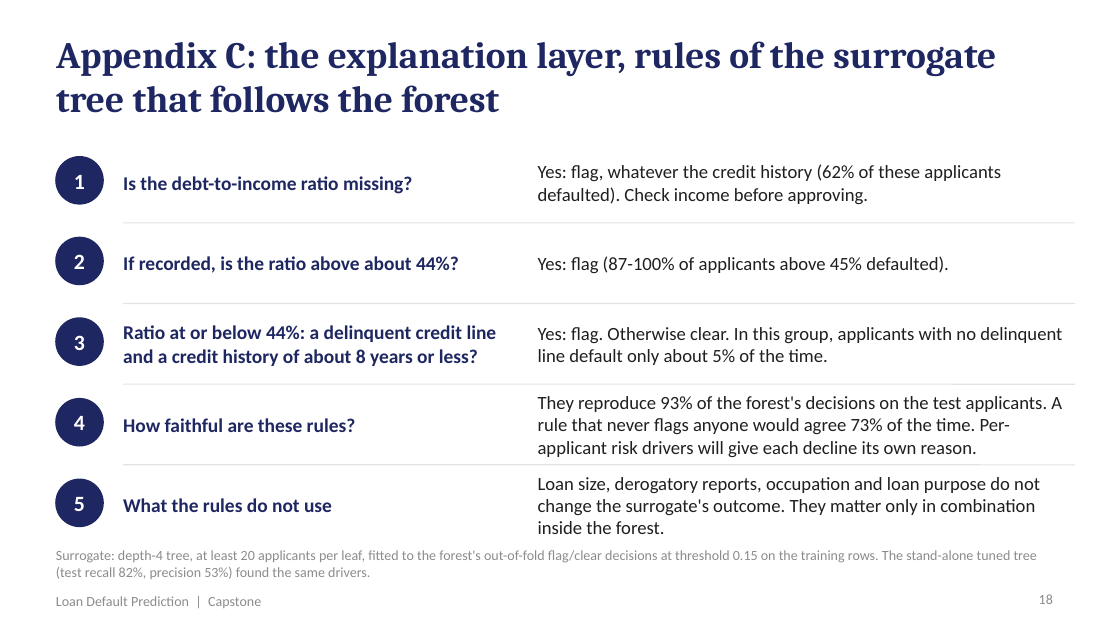
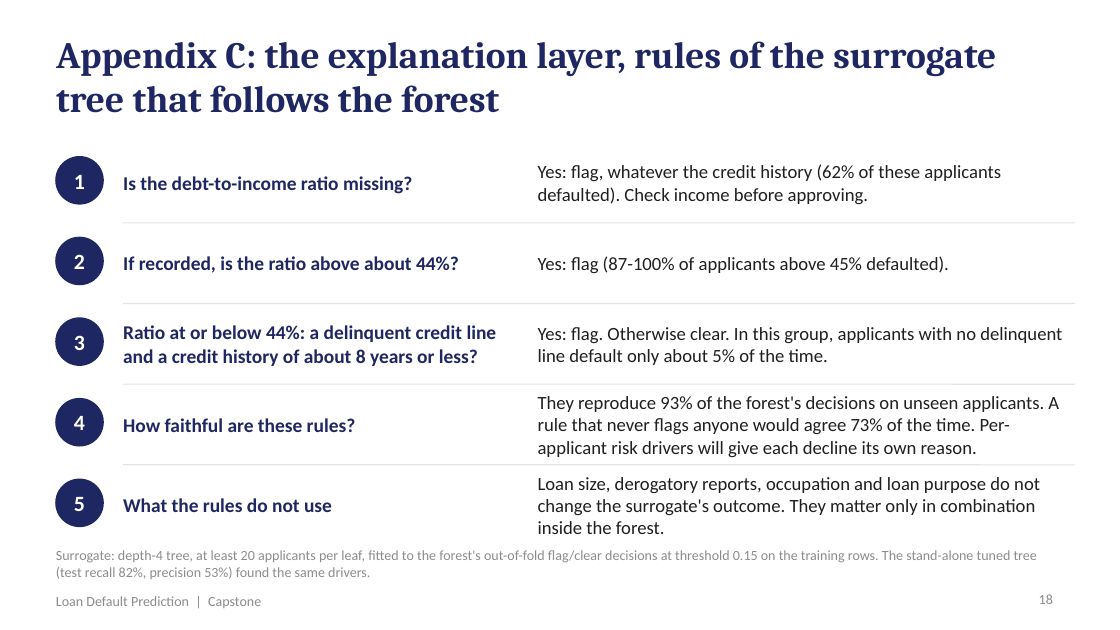
Before and after one commit to shubham1891/Personal-code, a slide deck: slide 18 of presentation/Loan_Default_Prediction_Presentation.pptx. Drawn at 1120x630 pixels with LibreOffice and Linux fonts; fonts in the diff are those of the drawing. Boxes give left, top, right and bottom in pixels: in the first picture for what was removed or moved away, otherwise in the second. Text is boxed around its words. In the diff, an @@ line names an element or a change of style, - is before the commit and + after.

```diff
--- a/presentation/Loan_Default_Prediction_Presentation.pptx
+++ b/presentation/Loan_Default_Prediction_Presentation.pptx
@@ text at [538,396,1059,457]: text changed @@
-They reproduce 93% of the forest's decisions on the test applicants. A rule that never flags anyone would agree 73% of the time. Per-applicant risk drivers will give each decline its own reason.
+They reproduce 93% of the forest's decisions on unseen applicants. A rule that never flags anyone would agree 73% of the time. Per-applicant risk drivers will give each decline its own reason.
```
Also in this commit, not shown: 1 other slide changed, 6 other files.
